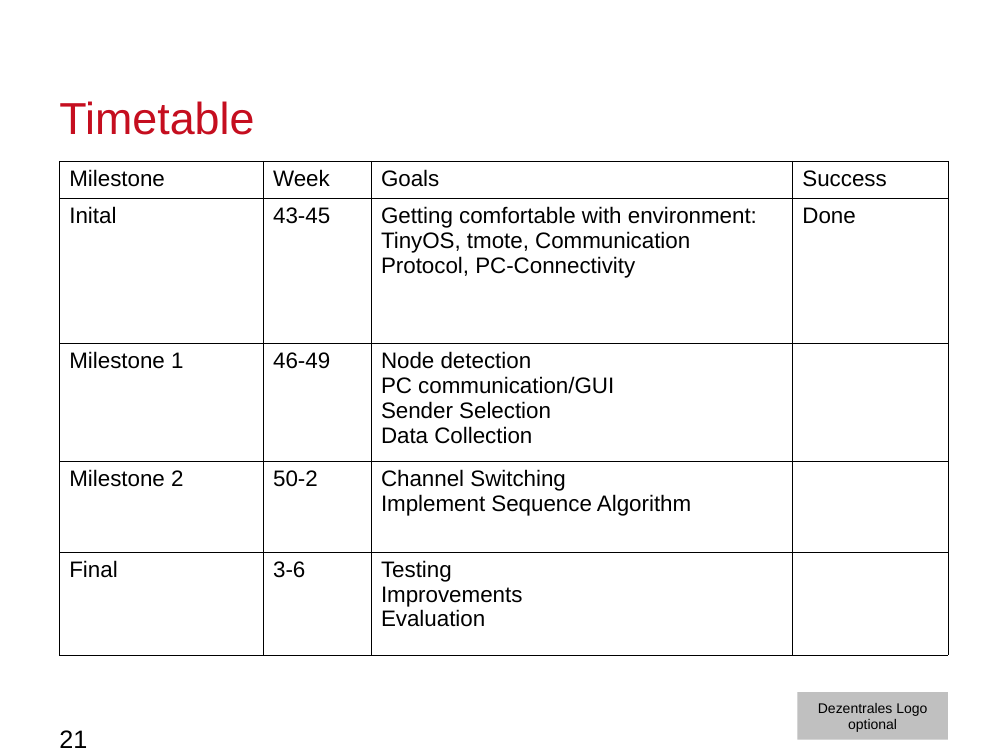
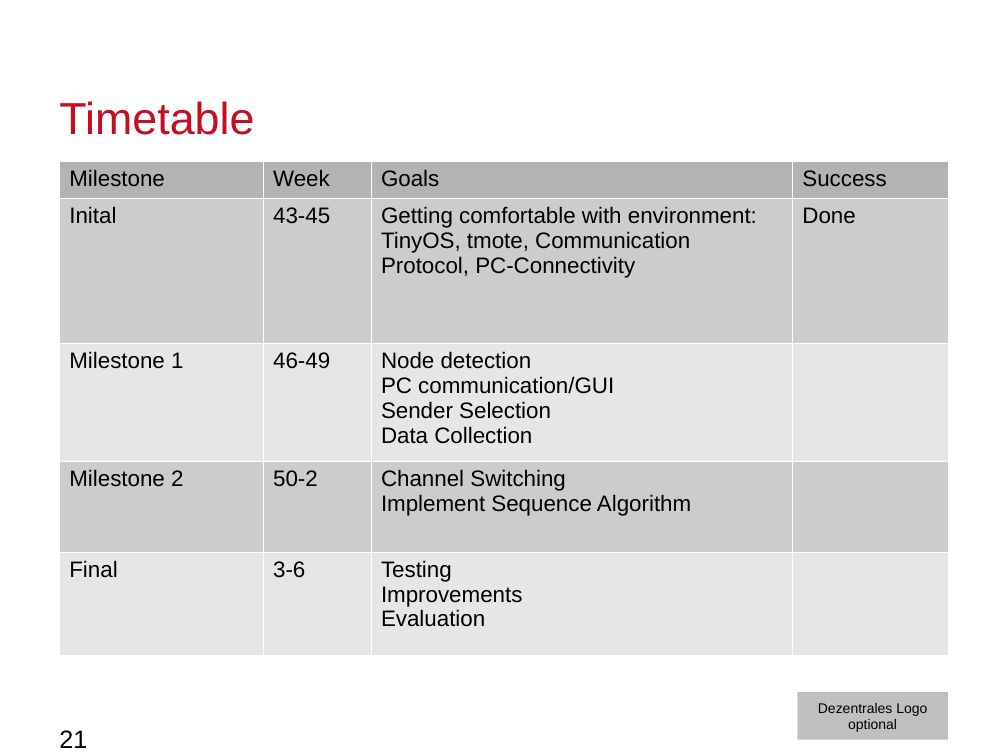
Before and after one commit to moritzschaefer/SensorSequence, a slide deck: slide 21 of docs/MeilensteinNrOne.odp. Drawn at 1008x756 pixels with LibreOffice and Linux fonts; fonts in the diff are those of the drawing; background and template pictures are left out. Boxes give left, top, right and bottom in pixels: in the first picture for what was removed or moved away, otherwise in the second. Text is boxed around its words. In the diff, an @@ line names an element or a change of style, - is before the commit and + after.

```diff
--- a/docs/MeilensteinNrOne.odp
+++ b/docs/MeilensteinNrOne.odp
@@ table at (59, 161, 948, 655) @@
@@ fill none to #B3B3B3 in row 1 @@
@@ fill none to #CCCCCC in 7 cells @@
@@ fill none to #E6E6E6 in 6 cells @@
@@ borders changed @@
```
Also in this commit, not shown: 2 other slides changed, 3 other files.
